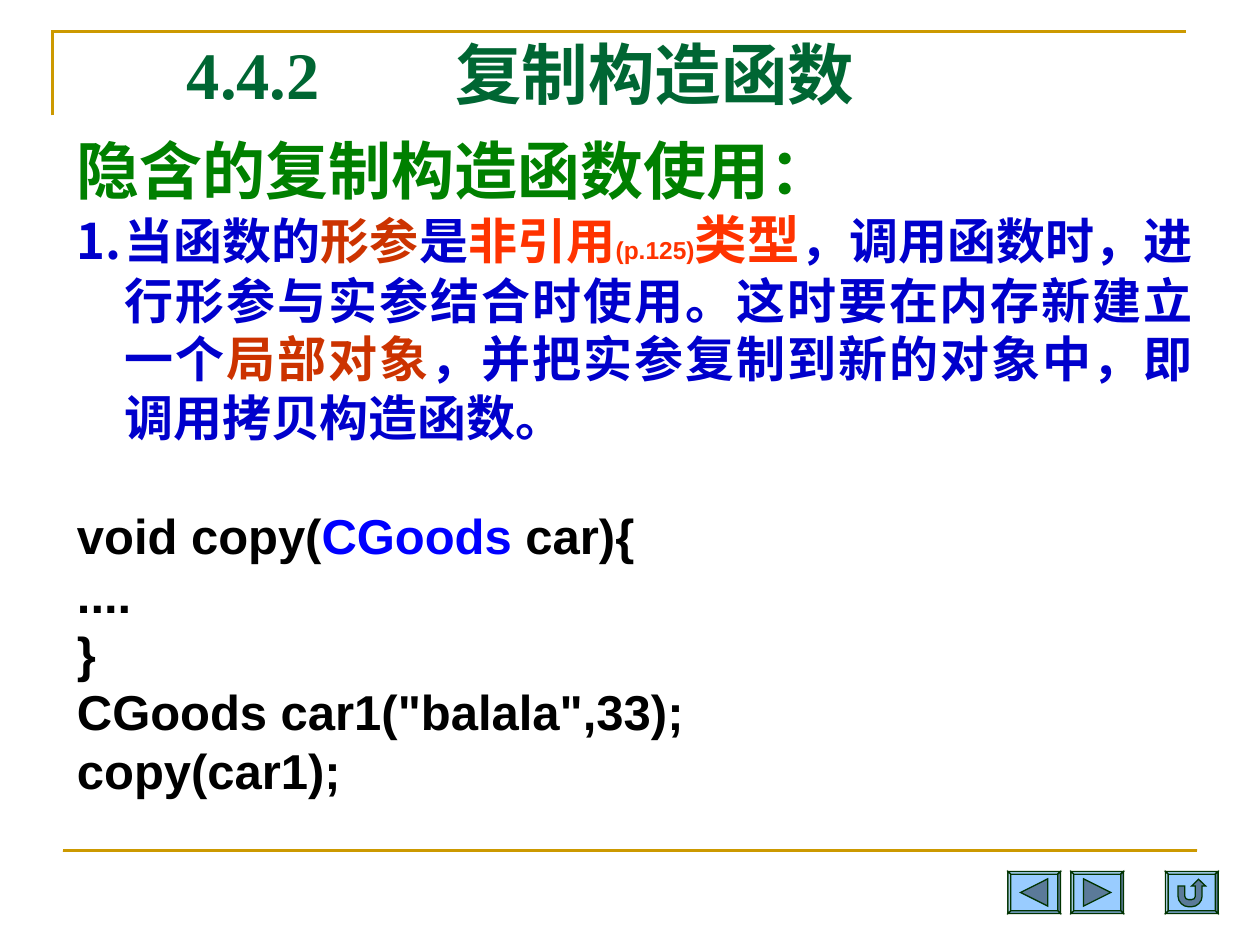
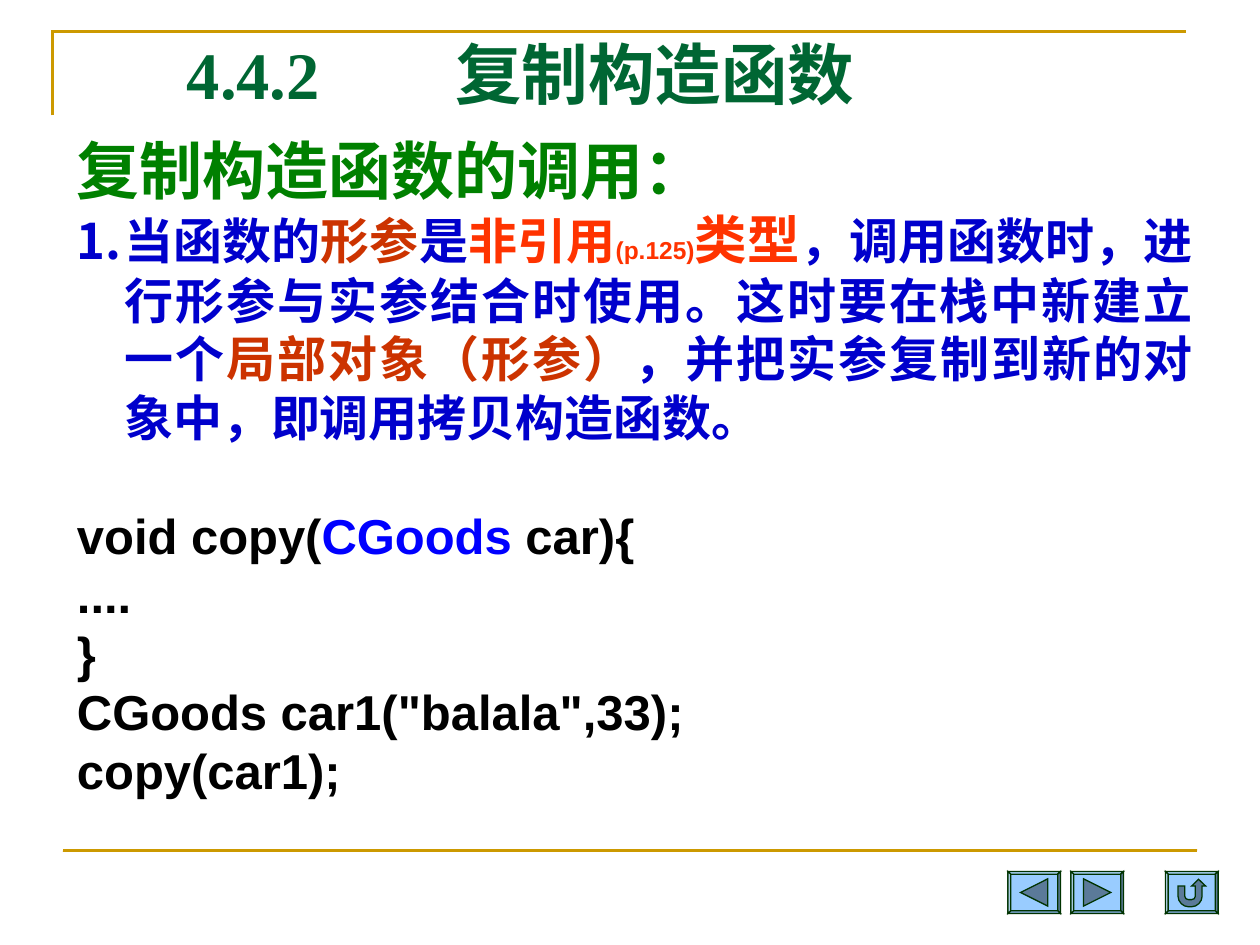
Before and after one commit to Changhe160/Changhe160.github.io, a slide deck: slide 41 of teachingRes/Cplusplus/unit04类与对象.ppt (slide 40 before the commit). Drawn at 1260x945 pixels with LibreOffice and Linux fonts; fonts in the diff are those of the drawing. Boxes give left, top, right and bottom in pixels: in the first picture for what was removed or moved away, otherwise in the second. Text is boxed around its words. In the diff, an @@ line names an element or a change of style, - is before the commit and + after.

```diff
--- a/teachingRes/Cplusplus/unit04类与对象.ppt
+++ b/teachingRes/Cplusplus/unit04类与对象.ppt
@@ text at <box>77,140,1193,443</box>: text changed @@
-隐含的复制构造函数使用：
-1. 当函数的形参是非引用(p.125)类型，调用函数时，进行形参与实参结合时使用。这时要在内存新建立一个局部对象，并把实参复制到新的对象中，即调用拷贝构造函数。
+复制构造函数的调用：
+1. 当函数的形参是非引用(p.125)类型，调用函数时，进行形参与实参结合时使用。这时要在栈中新建立一个局部对象（形参），并把实参复制到新的对象中，即调用拷贝构造函数。
```
Also in this commit, not shown: 12 other slides changed, 1 slide added.
